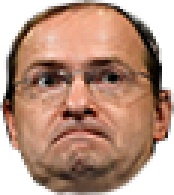
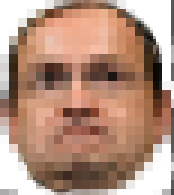
Comparing the layer stacks of the two 174x195 images. Changes:
painted on "7co5YoevRco" over [left=0, top=0, right=174, bottom=195]
